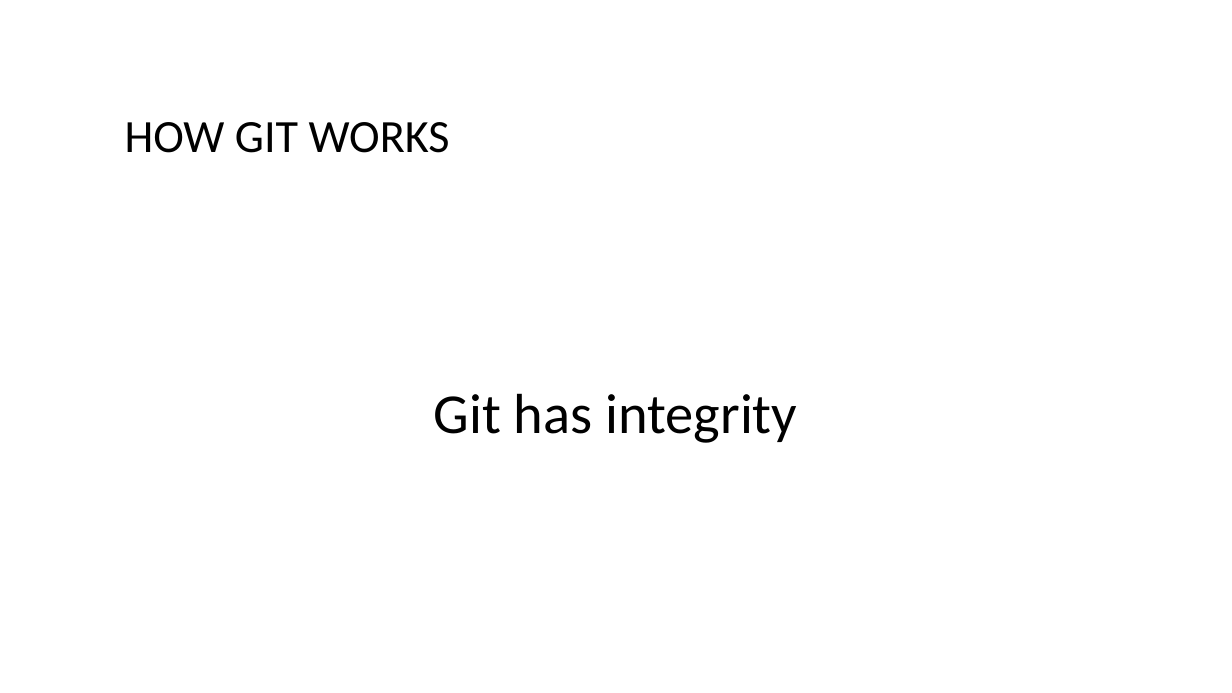
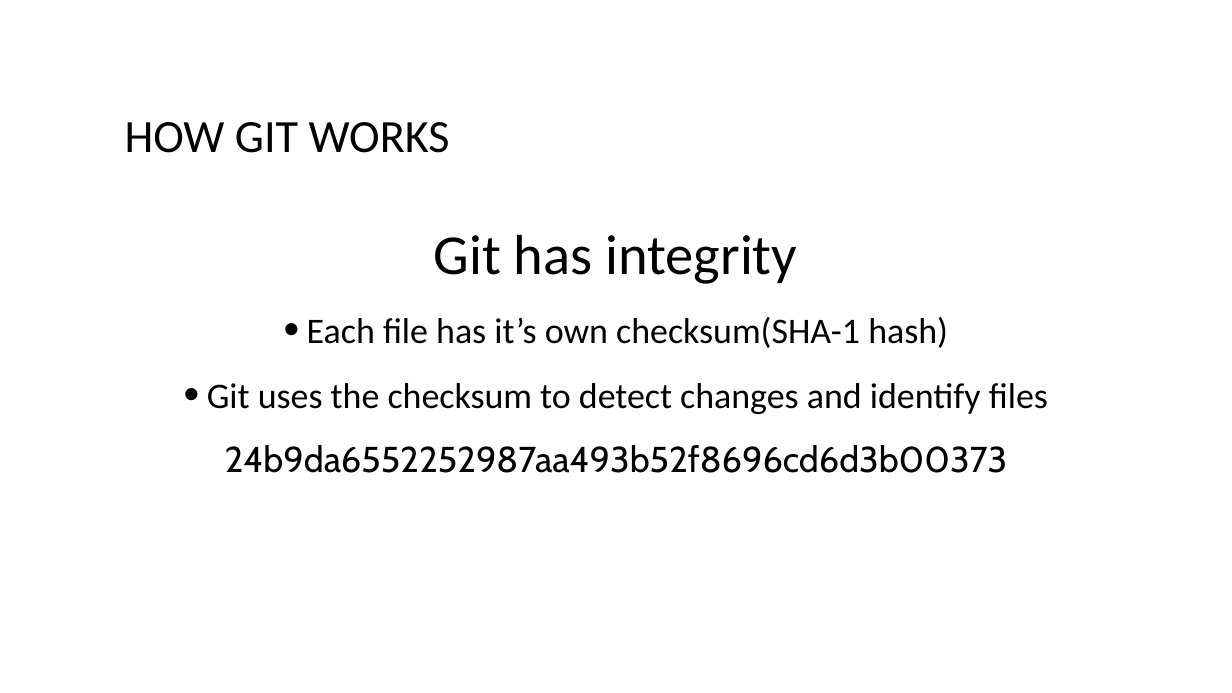
Before and after one commit to bogdanbujdea/git102, a slide deck: slide 18 of Course 1.pptx. Drawn at 1232x693 pixels with LibreOffice and Linux fonts; fonts in the diff are those of the drawing. Boxes give left, top, right and bottom in pixels: in the first picture for what was removed or moved away, otherwise in the second. Text is boxed around its words. In the diff, an @@ line names an element or a change of style, - is before the commit and + after.

```diff
--- a/Course 1.pptx
+++ b/Course 1.pptx
@@ text "Git has integrity" moved from (x1=434, y1=393, x2=797, y2=443) to (x1=207, y1=234, x2=1048, y2=473) @@
@@ text at (x1=207, y1=317, x2=1048, y2=473): paragraphs added @@
+• Each file has it’s own checksum(SHA-1 hash)
+• Git uses the checksum to detect changes and identify files
+24b9da6552252987aa493b52f8696cd6d3b00373
```
Also in this commit, not shown: 3 other slides changed, 1 slide added.
